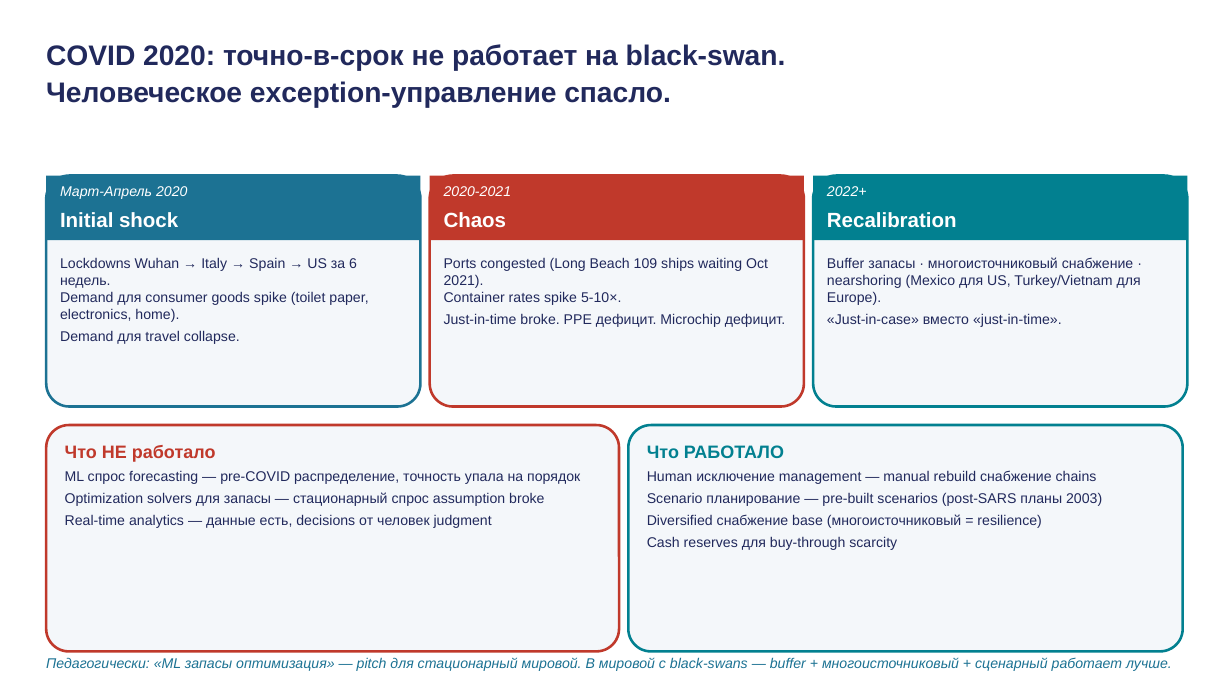
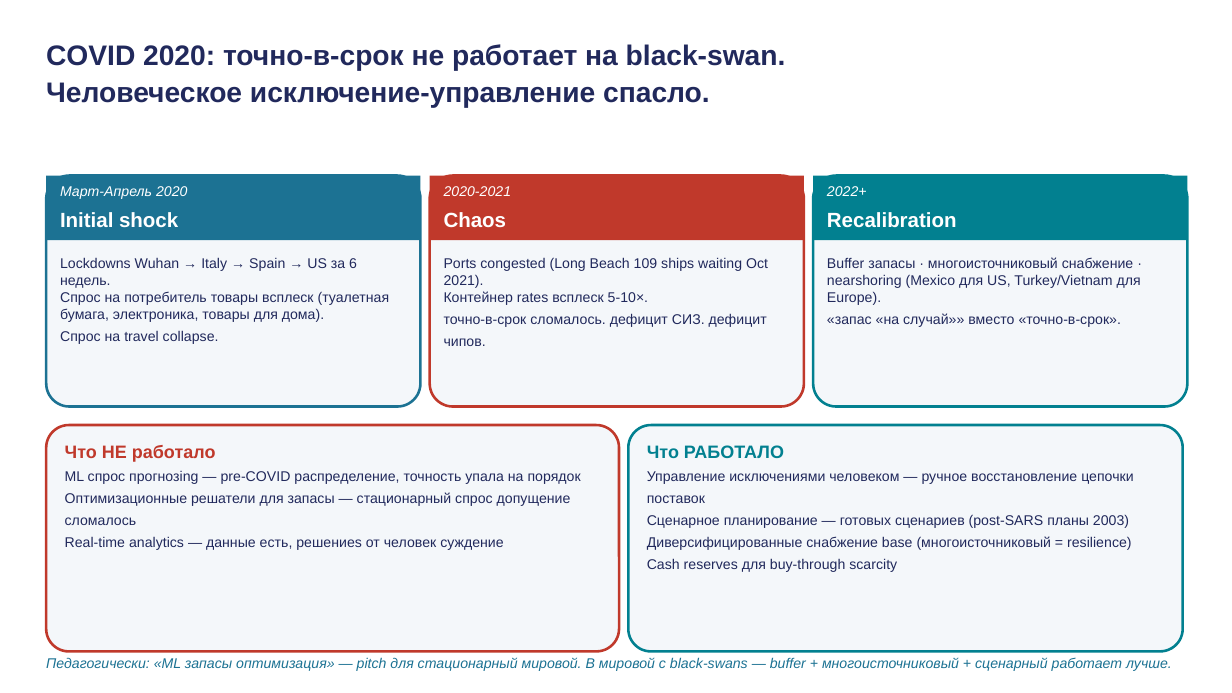
Before and after one commit to tellina-study/AI-usage-lessons, a slide deck: slide 36 of library/lectures/lec-13/rendered/lec-13.pptx. Drawn at 1232x693 pixels with LibreOffice and Linux fonts; fonts in the diff are those of the drawing. Boxes give left, top, right and bottom in pixels: in the first picture for what was removed or moved away, otherwise in the second. Text is boxed around its words. In the diff, an @@ line names an element or a change of style, - is before the commit and + after.

```diff
--- a/library/lectures/lec-13/rendered/lec-13.pptx
+++ b/library/lectures/lec-13/rendered/lec-13.pptx
@@ text at bbox=[46, 44, 786, 108]: text changed @@
-COVID 2020: точно-в-срок не работает на black-swan.
-Человеческое exception-управление спасло.
+COVID 2020: точно-в-срок не работает на black-swan.
+Человеческое исключение-управление спасло.
@@ text at bbox=[60, 257, 390, 344]: text changed @@
-Lockdowns Wuhan → Italy → Spain → US за 6 недель.
-Demand для consumer goods spike (toilet paper, electronics, home).
-Demand для travel collapse.
+Lockdowns Wuhan → Italy → Spain → US за 6 недель.
+Спрос на потребитель товары всплеск (туалетная бумага, электроника, товары для дома).
+Спрос на travel collapse.
@@ text at bbox=[444, 257, 768, 346]: text changed @@
-Ports congested (Long Beach 109 ships waiting Oct 2021).
-Container rates spike 5-10×.
-Just-in-time broke. PPE дефицит. Microchip дефицит.
+Ports congested (Long Beach 109 ships waiting Oct 2021).
+Контейнер rates всплеск 5-10×.
+точно-в-срок сломалось. дефицит СИЗ. дефицит чипов.
@@ text at bbox=[827, 257, 1141, 327]: text changed @@
-Buffer запасы · многоисточниковый снабжение · nearshoring (Mexico для US, Turkey/Vietnam для Europe).
-«Just-in-case» вместо «just-in-time».
+Buffer запасы · многоисточниковый снабжение · nearshoring (Mexico для US, Turkey/Vietnam для Europe).
+«запас «на случай»» вместо «точно-в-срок».
@@ text at bbox=[65, 471, 581, 550]: text changed @@
-ML спрос forecasting — pre-COVID распределение, точность упала на порядок
-Optimization solvers для запасы — стационарный спрос assumption broke
-Real-time analytics — данные есть, decisions от человек judgment
+ML спрос прогнозing — pre-COVID распределение, точность упала на порядок
+Оптимизационные решатели для запасы — стационарный спрос допущение сломалось
+Real-time analytics — данные есть, решениеs от человек суждение
@@ text at bbox=[647, 471, 1133, 550]: text changed @@
-Human исключение management — manual rebuild снабжение chains
-Scenario планирование — pre-built sceнarios (post-SARS планы 2003)
-Diversified снабжение base (многоисточниковый = resilience)
+Управление исключениями человеком — ручное восстановление цепочки поставок
+Сценарное планирование — готовых сценариев (post-SARS планы 2003)
+Диверсифицированные снабжение base (многоисточниковый = resilience)
```
Also in this commit, not shown: 38 other slides changed, 9 other files.
